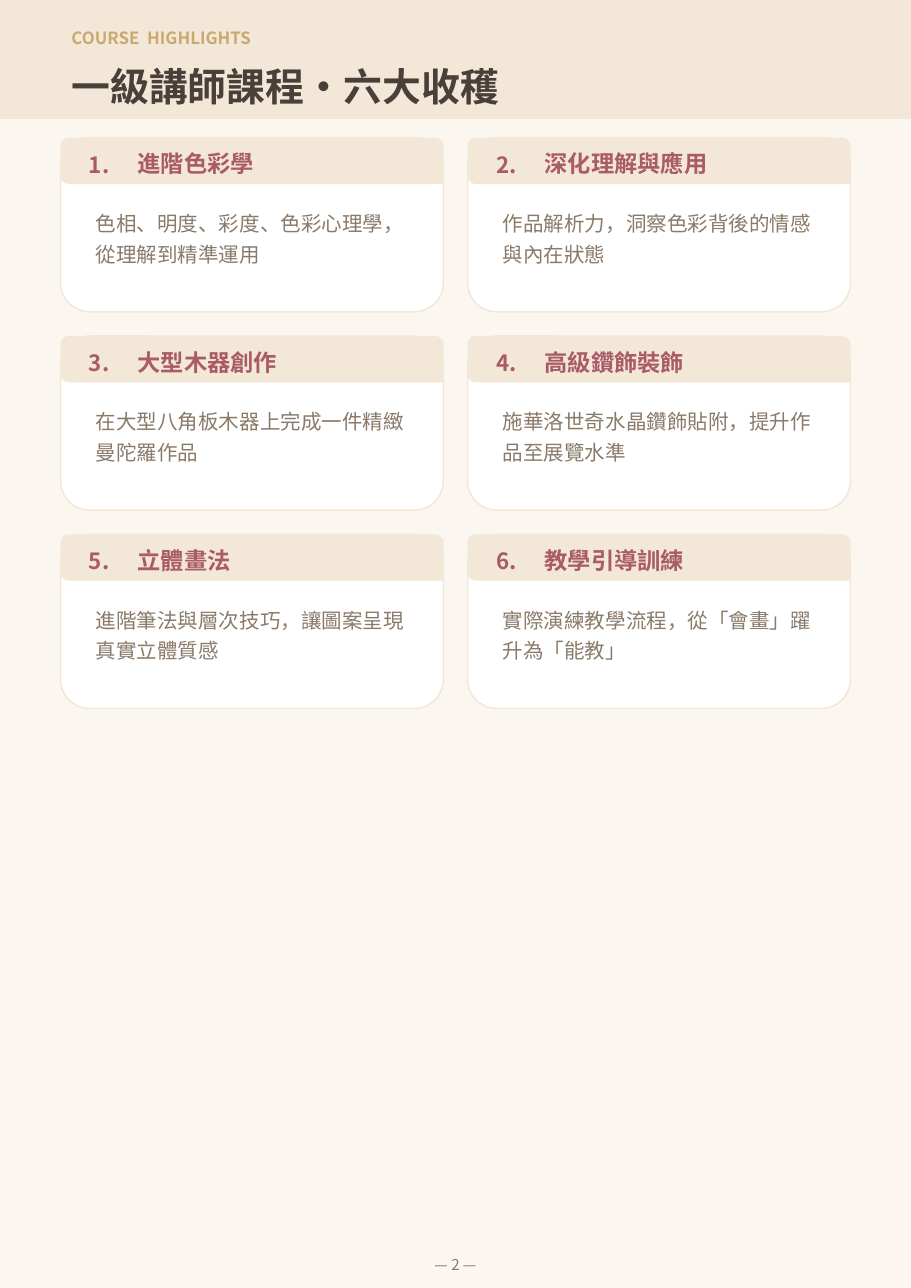
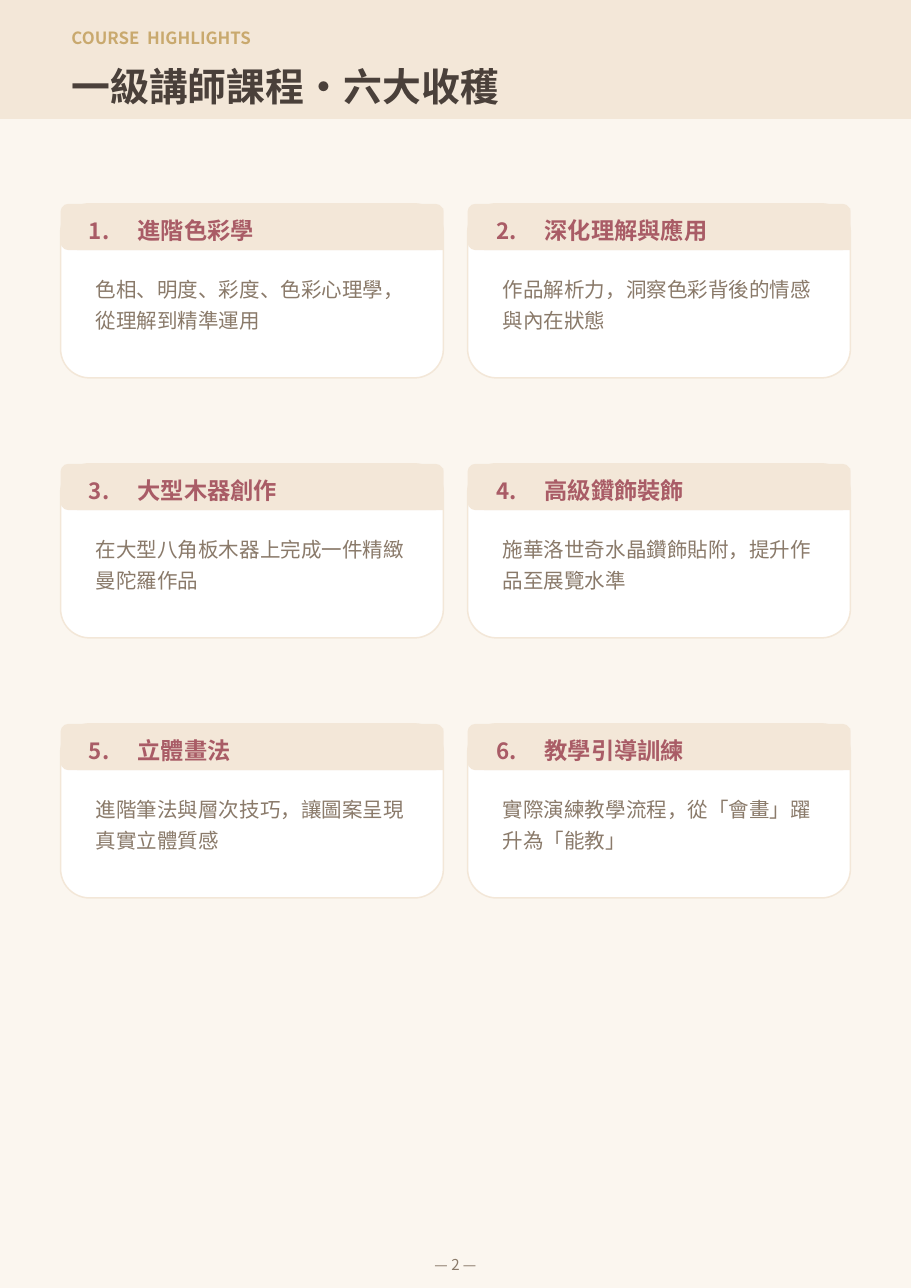
Before and after one commit to serina168/mandala-beginner, a slide deck: slide 2 of mandala_l1_handout.pptx. Drawn at 911x1288 pixels with LibreOffice and Linux fonts; fonts in the diff are those of the drawing; background and template pictures are left out. Boxes give left, top, right and bottom in pixels: in the first picture for what was removed or moved away, otherwise in the second. Text is boxed around its words. In the diff, an @@ line names an element or a change of style, - is before the commit and + after.

```diff
--- a/mandala_l1_handout.pptx
+++ b/mandala_l1_handout.pptx
@@ 6 texts, 4 rounded rectangles, 2 rectangles: place and size @@
-6 texts, 4 rounded rectangles, 2 rectangles at [61,138,852,312]
+6 texts, 4 rounded rectangles, 2 rectangles at [61,204,852,378]
@@ 4 rounded rectangles, 2 rectangles: place and size @@
-4 rounded rectangles, 2 rectangles at [61,336,852,510]
+4 rounded rectangles, 2 rectangles at [61,464,852,638]
@@ 6 texts: place and size @@
-6 texts at [89,351,811,462]
+6 texts at [89,479,811,590]
@@ 6 texts, 4 rounded rectangles, 2 rectangles: place and size @@
-6 texts, 4 rounded rectangles, 2 rectangles at [61,534,852,708]
+6 texts, 4 rounded rectangles, 2 rectangles at [61,724,852,898]
```
Also in this commit, not shown: 5 other slides changed, 3 other files.
